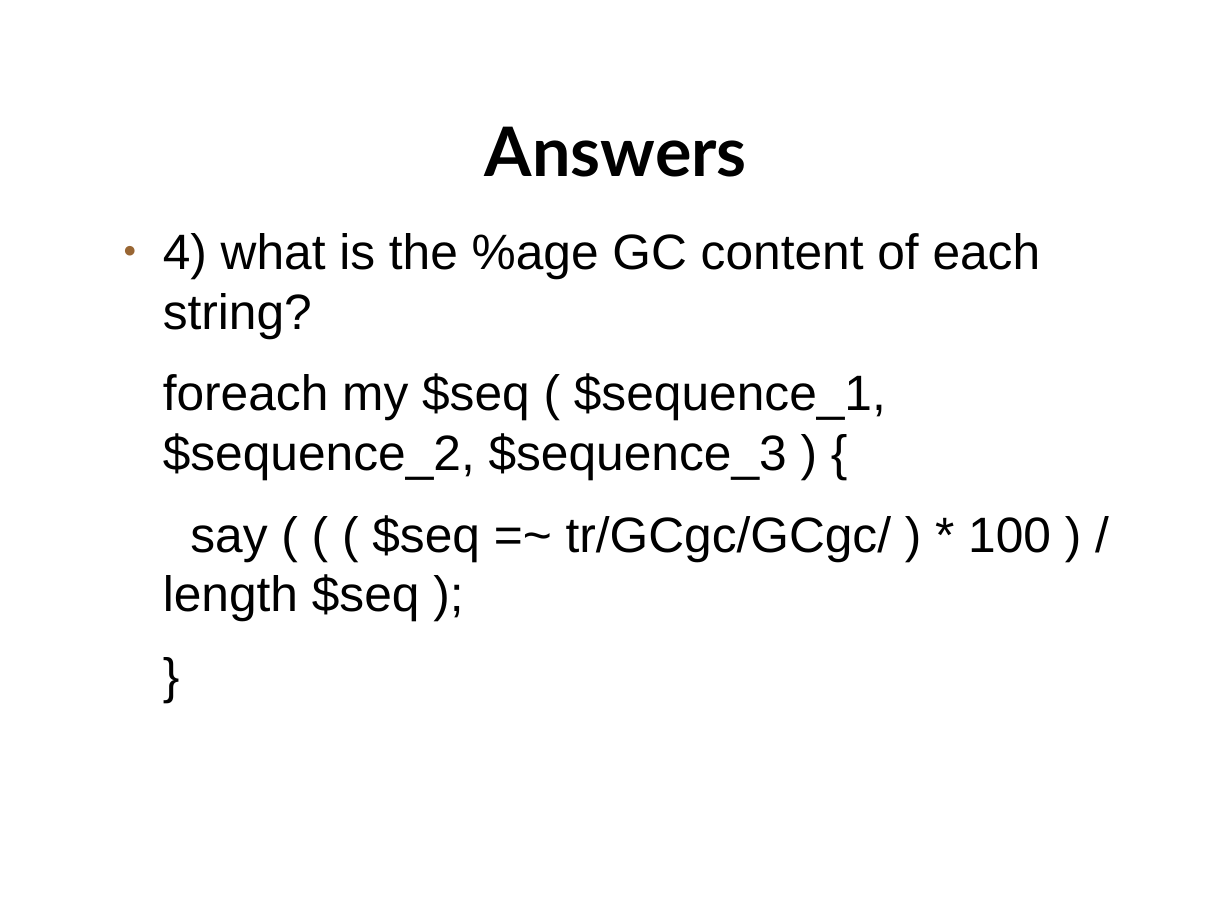
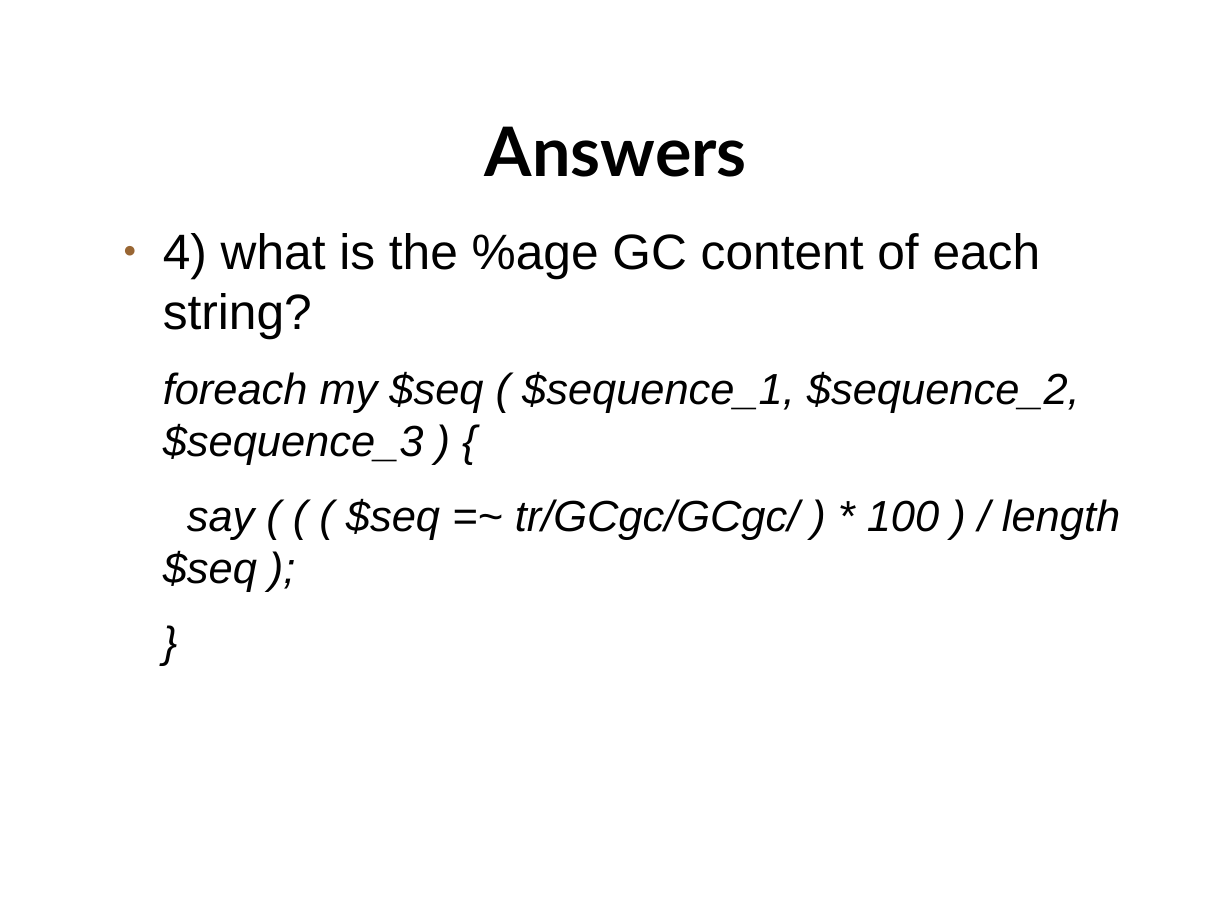
Before and after one commit to setitesuk/basic_perl_course, a slide deck: slide 45 of 07-decision_making/decision_making_loops.odp. Drawn at 1232x924 pixels with LibreOffice and Linux fonts; fonts in the diff are those of the drawing; background and template pictures are left out. Boxes give left, top, right and bottom in pixels: in the first picture for what was removed or moved away, otherwise in the second. Text is boxed around its words. In the diff, an @@ line names an element or a change of style, - is before the commit and + after.

```diff
--- a/07-decision_making/decision_making_loops.odp
+++ b/07-decision_making/decision_making_loops.odp
@@ text at (163,371,1120,592): size 32 to 28 pt, italic on in "foreach my $seq ( $sequence_1, $sequence_2, $sequence_3 ...", "say ( ( ( $seq =~ tr/GCgc/GCgc/ ...", "}" @@
```
Also in this commit, not shown: 4 other slides changed, 2 slides removed, 2 other files.
